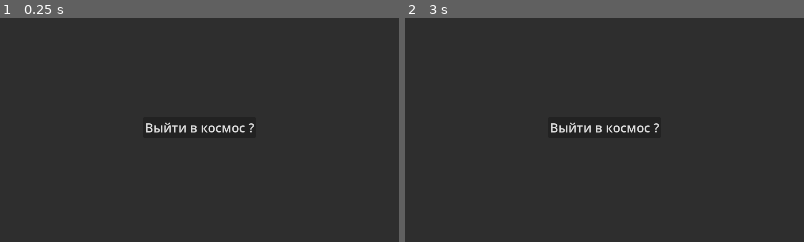
Above: before the commit, frames 1-2 (left to right).
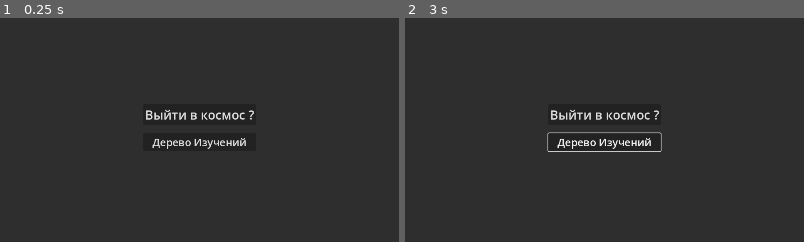
Above: after the commit, the same moments.

Repository: BitBoxxxer/our-joined-breath
Game: Godot game, scene res://Scenes/HUD/Obj_Items/Main_Monitor.tscn
Same seed, same stepped clock (60 frames per second), same inputs: the game is played once before the commit and once after it. This scene is started directly instead of the project's main scene.
Inputs (mouse positions are % of the whole screen's width and height, from its top left):
- Up to frame 1 (0.25 s): no input
- Up to frame 2 (3 s): click (50, 53) at 0.5 s, where only the run after the commit has a clickable "Дерево Изучений"; tap Enter at 1.25, 2.75 s; move the mouse to (72, 45) at 1.27 s; hold D (right) 1.28-2.03 s; tap Space (jump) at 1.35, 1.52, 1.82, 2, 2.27, 2.3, 2.57 s; move the mouse to (30, 55) at 2.02 s; hold S (backward) 2.03-2.78 s; tap E (Select) at 2.1 s; move the mouse to (60, 28) at 2.77 s; hold D (right) from 2.78 s (still down); tap Left (UI_look_left) at 2.85 s
The pictures show only the part of the screen within x 25-75%, y 26-76%; the shares and areas given below are measured in that part.

The runs differ from the first frame. In frame 1, 1.4% of the frame differs, in the area x 36-64%, y 41-59%; in frame 2, 1.6%, in the area x 35-65%, y 41-60%.

Commit message:
Add some stuff

Diff:
--- a/Scenes/HUD/Obj_Items/Main_Monitor.tscn
+++ b/Scenes/HUD/Obj_Items/Main_Monitor.tscn
@@ -12,28 +12,38 @@
 grow_horizontal = 2
 grow_vertical = 2
 
-[node name="Button_start" type="Button" parent="." unique_id=856959398]
-anchors_preset = 8
-anchor_left = 0.5
-anchor_top = 0.5
-anchor_right = 0.5
-anchor_bottom = 0.5
-offset_left = -4.0
-offset_top = -4.0
-offset_right = 4.0
-offset_bottom = 4.0
-grow_horizontal = 2
-grow_vertical = 2
-size_flags_horizontal = 4
-size_flags_vertical = 4
-theme_override_font_sizes/font_size = 30
-text = "Выйти в космос ?"
-
 [node name="Button_exit" type="Button" parent="." unique_id=833034502]
 offset_right = 8.0
 offset_bottom = 8.0
 theme_override_font_sizes/font_size = 30
 text = "Выйти в шаттл"
 
-[connection signal="pressed" from="Button_start" to="." method="_on_button_start_pressed"]
+[node name="VBoxContainer" type="VBoxContainer" parent="." unique_id=693440199]
+anchors_preset = 8
+anchor_left = 0.5
+anchor_top = 0.5
+anchor_right = 0.5
+anchor_bottom = 0.5
+offset_left = -20.0
+offset_top = -20.0
+offset_right = 20.0
+offset_bottom = 20.0
+grow_horizontal = 2
+grow_vertical = 2
+theme_override_constants/separation = 20
+
+[node name="Button_start" type="Button" parent="VBoxContainer" unique_id=856959398]
+layout_mode = 2
+size_flags_horizontal = 4
+size_flags_vertical = 4
+theme_override_font_sizes/font_size = 30
+text = "Выйти в космос ?"
+
+[node name="Button_tree" type="Button" parent="VBoxContainer" unique_id=678680224]
+layout_mode = 2
+theme_override_font_sizes/font_size = 25
+text = "Дерево Изучений"
+
 [connection signal="pressed" from="Button_exit" to="." method="_on_button_exit_pressed"]
+[connection signal="pressed" from="VBoxContainer/Button_start" to="." method="_on_button_start_pressed"]
+[connection signal="pressed" from="VBoxContainer/Button_tree" to="." method="_on_button_tree_pressed"]
--- a/Scenes/HUD/Obj_Items/main_monitor.gd
+++ b/Scenes/HUD/Obj_Items/main_monitor.gd
@@ -16,3 +16,7 @@
 func _on_button_start_pressed() -> void:
 	get_tree().change_scene_to_file("res://Scenes/Game_Map/3D/TestArea3D.tscn")
 	Input.set_mouse_mode(Input.MOUSE_MODE_CAPTURED)
+
+
+func _on_button_tree_pressed() -> void:
+	pass # Replace with function body.
--- /dev/null
+++ b/Scenes/HUD/layer_tree.tscn
@@ -0,0 +1,48 @@
+[gd_scene format=3 uid="uid://b27csmfxlhvtd"]
+
+[node name="Layer_Tree" type="CanvasLayer" unique_id=59272979]
+
+[node name="Panel" type="Panel" parent="." unique_id=376546801]
+anchors_preset = 15
+anchor_right = 1.0
+anchor_bottom = 1.0
+grow_horizontal = 2
+grow_vertical = 2
+
+[node name="HBoxContainer" type="HBoxContainer" parent="." unique_id=551777540]
+anchors_preset = 8
+anchor_left = 0.5
+anchor_top = 0.5
+anchor_right = 0.5
+anchor_bottom = 0.5
+offset_left = -255.0
+offset_top = -33.0
+offset_right = 255.0
+offset_bottom = 33.0
+grow_horizontal = 2
+grow_vertical = 2
+theme_override_constants/separation = 200
+
+[node name="Стражник" type="VBoxContainer" parent="HBoxContainer" unique_id=714864282]
+layout_mode = 2
+theme_override_constants/separation = 100
+
+[node name="Double jump" type="Button" parent="HBoxContainer/Стражник" unique_id=867207448]
+layout_mode = 2
+text = "Double jump"
+
+[node name="Выпад" type="Button" parent="HBoxContainer/Стражник" unique_id=1168890519]
+layout_mode = 2
+text = "Выпад"
+
+[node name="Шахтер" type="VBoxContainer" parent="HBoxContainer" unique_id=652593934]
+layout_mode = 2
+theme_override_constants/separation = 100
+
+[node name="Сканер (Чутье шахтера)" type="Button" parent="HBoxContainer/Шахтер" unique_id=1273261702]
+layout_mode = 2
+text = "Сканер (Чутье шахтера)"
+
+[node name="Мастер по киркам" type="Button" parent="HBoxContainer/Шахтер" unique_id=166161438]
+layout_mode = 2
+text = "Мастер по киркам"
